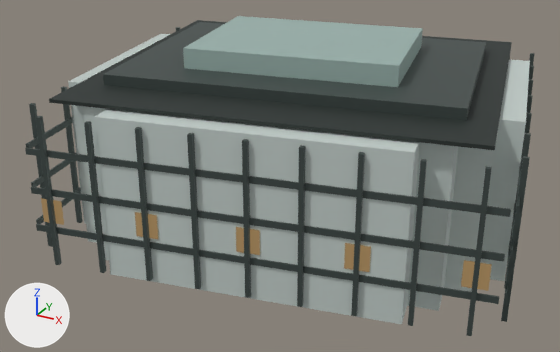
The Blender file landmarks/assets/szu-performance.blend as it was, and as the next commit left it.
Both versions are drawn from a 50 mm lens placed at (51.5, -102.8, 56.1), pointed at (-2.3, -5.2, 7.2). The lights are fixed; the arrows at lower left show +X, +Y and +Z. The first picture is the older version.

In view in the first picture: 'crown_box', 'crown_box.001', 'envelope', 'fins', 'floor_bands', 'night_windows', 'roof_deck'.
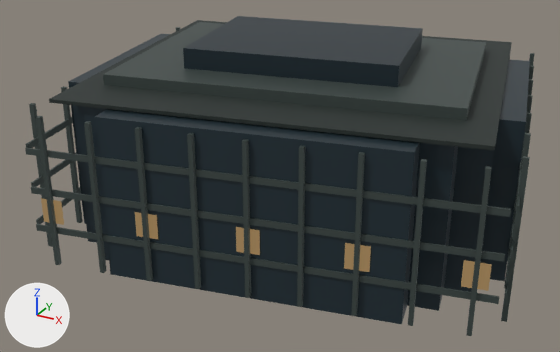
Edits to the scene script, one JSON object a line:
```json
{"op": "set", "path": "mat_glass.base_color", "old": "(0.558, 0.631, 0.604)", "new": "(0.0176, 0.0343, 0.0452)", "note": "light grey #c5d0cc -> dark blue #24343c"}
{"op": "set", "path": "mat_glass_alt.base_color", "old": "(0.342, 0.468, 0.434)", "new": "(0.0116, 0.0252, 0.0343)", "note": "grey #9eb6b0 -> dark blue #1c2c34"}
```

What differs and where, as boxes (x1, y1, x2, y2) in the pictures (560 x 352 px):
```json
{"object": "envelope", "change": "recoloured", "before": [68, 34, 530, 324], "after": [68, 34, 530, 324], "on screen": "darker"}
{"object": "crown_box.001", "change": "recoloured", "before": [183, 16, 423, 87], "after": [183, 16, 423, 87], "on screen": "darker"}
```
